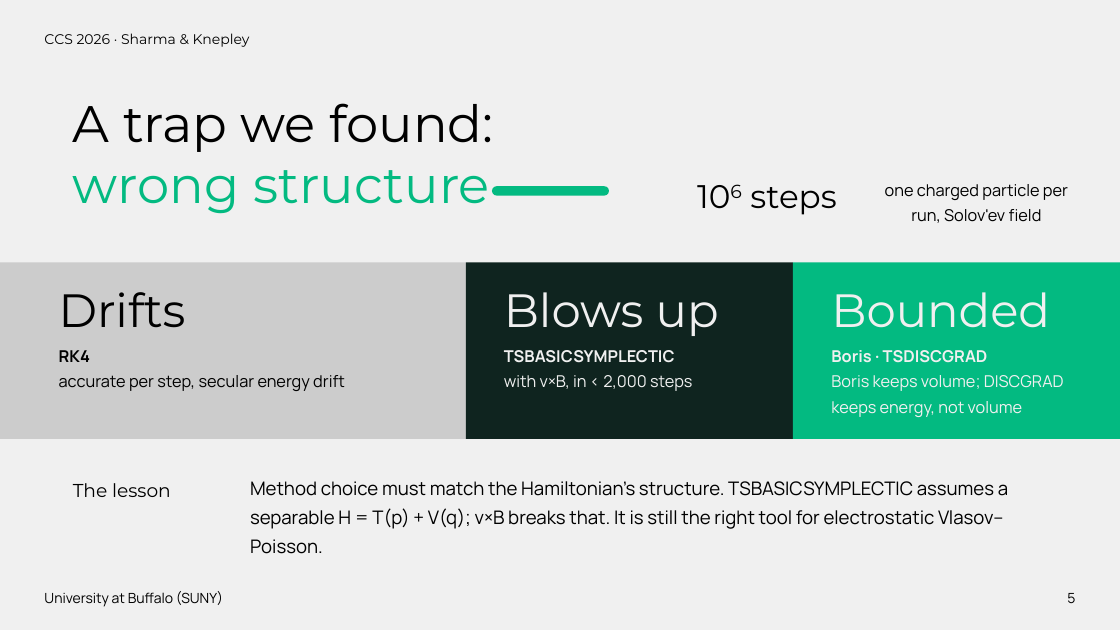
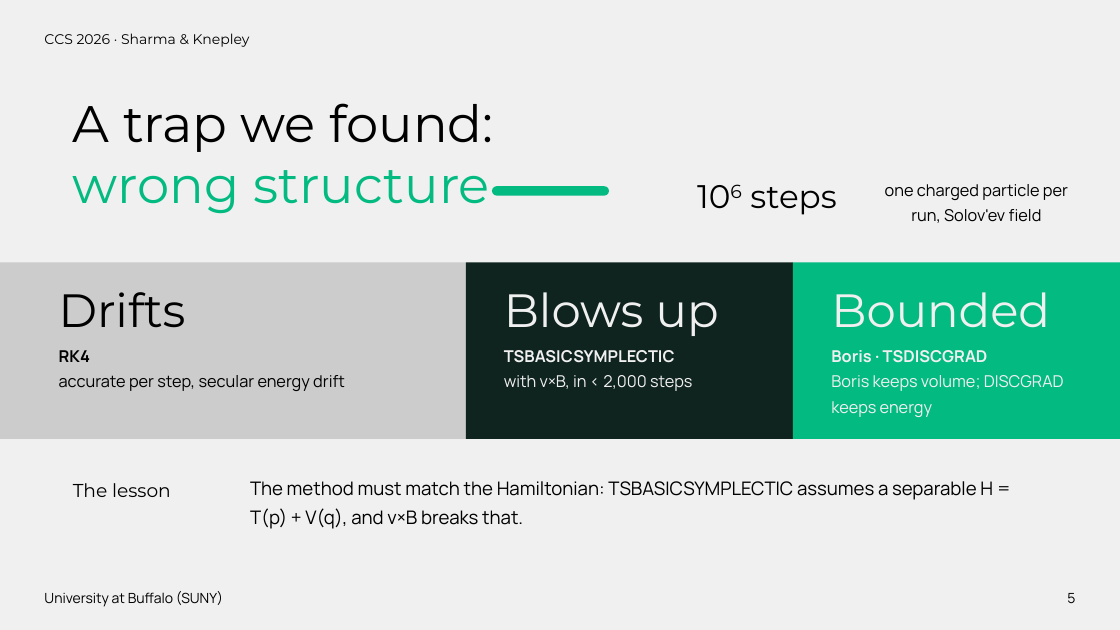
Before and after one commit to engineer-scientist/ccs2026-structure-preserving-plasma, a slide deck: slide 5 of presentation/CCS2026_Sharma_StructurePreservingPlasma.pptx. Drawn at 1120x630 pixels with LibreOffice and Linux fonts; fonts in the diff are those of the drawing. Boxes give left, top, right and bottom in pixels: in the first picture for what was removed or moved away, otherwise in the second. Text is boxed around its words. In the diff, an @@ line names an element or a change of style, - is before the commit and + after.

```diff
--- a/presentation/CCS2026_Sharma_StructurePreservingPlasma.pptx
+++ b/presentation/CCS2026_Sharma_StructurePreservingPlasma.pptx
@@ text at box(831, 350, 1064, 417): text changed @@
-Boris · TSDISCGRAD
-Boris keeps volume; DISCGRAD keeps energy, not volume
+Boris · TSDISCGRAD
+Boris keeps volume; DISCGRAD keeps energy
@@ text at box(250, 481, 993, 529): text changed @@
-Method choice must match the Hamiltonian's structure. TSBASICSYMPLECTIC assumes a separable H = T(p) + V(q); v×B breaks that. It is still the right tool for electrostatic Vlasov–Poisson.
+The method must match the Hamiltonian: TSBASICSYMPLECTIC assumes a separable H = T(p) + V(q), and v×B breaks that.
```
Also in this commit, not shown: 9 other slides changed, 1 other file.
